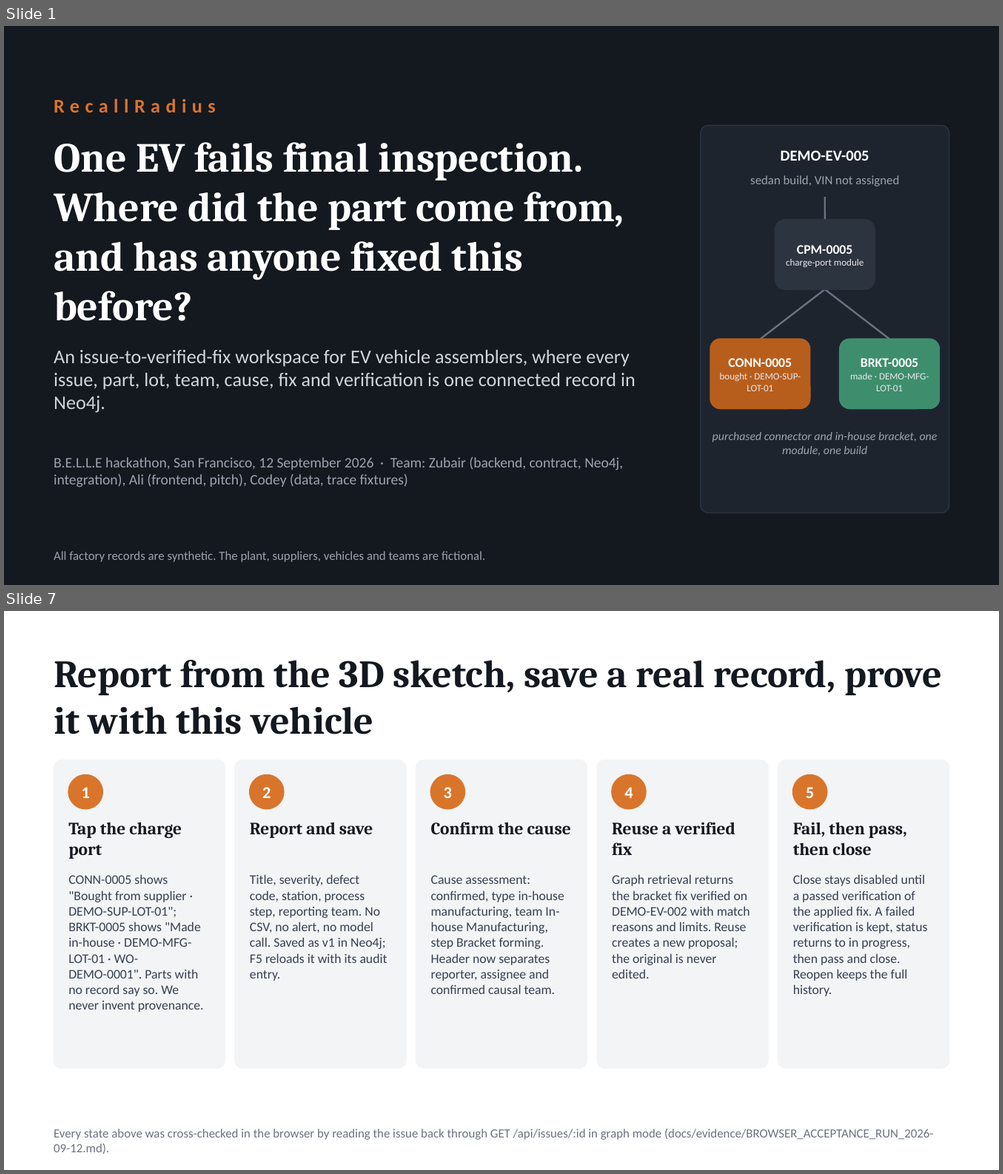
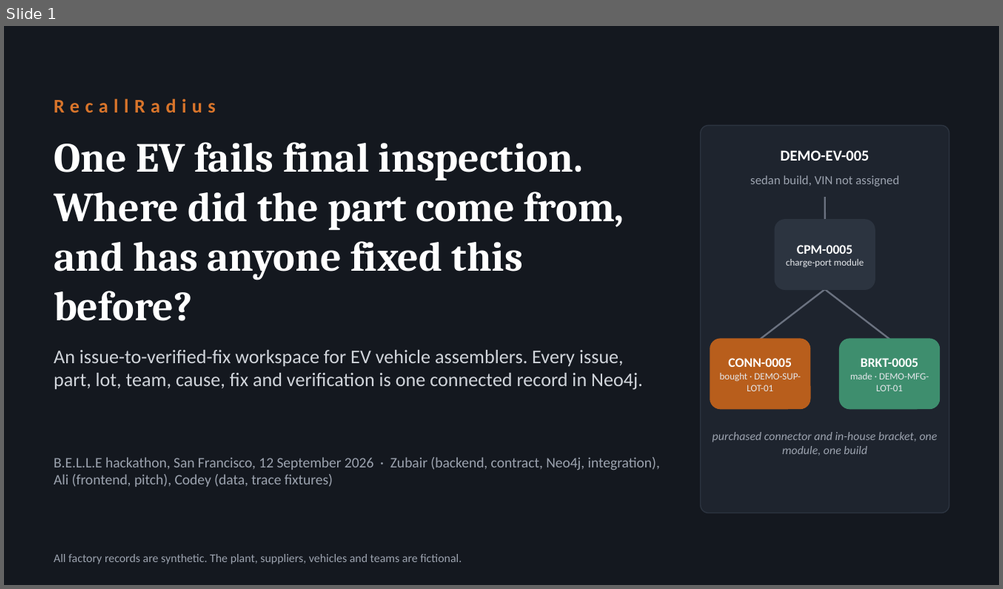
Before and after one commit to zubair480/belle-hackathon, a slide deck: docs/pitch/RecallRadius_Judge_Deck.pptx. Shown one above the other, each under a label of ours: slides 1 and 7 before the commit, slide 1 after it; the slides between them are not shown. The pictures are 1003x1174 and 1003x589 pixels, drawn with LibreOffice and Linux fonts; fonts in the diff are those of the drawing. Boxes give left, top, right and bottom in pixels: in the first picture for what was removed or moved away, otherwise in the second. Text is boxed around its words. In the diff, an @@ line names an element or a change of style, - is before the commit and + after.

```diff
--- a/docs/pitch/RecallRadius_Judge_Deck.pptx
+++ b/docs/pitch/RecallRadius_Judge_Deck.pptx
@@ slide 7 removed at [4, 611, 999, 1170], background #FFFFFF @@
@@ text removed at [54, 660, 942, 735] @@
-Report from the 3D sketch, save a real record, prove it with this vehicle
@@ rounded rectangle removed at [54, 760, 225, 1068] @@
@@ rounded rectangle removed at [235, 760, 406, 1068] @@
@@ rounded rectangle removed at [415, 760, 587, 1068] @@
@@ rounded rectangle removed at [597, 760, 768, 1068] @@
@@ rounded rectangle removed at [778, 760, 949, 1068] @@
@@ ellipse removed at [68, 775, 102, 809] @@
@@ text removed at [82, 787, 90, 798] @@
-1
@@ ellipse removed at [250, 775, 284, 809] @@
@@ text removed at [262, 787, 270, 798] @@
-2
@@ ellipse removed at [431, 775, 464, 809] @@
@@ text removed at [444, 787, 452, 798] @@
-3
@@ ellipse removed at [612, 775, 646, 809] @@
@@ text removed at [624, 787, 632, 798] @@
-4
@@ ellipse removed at [793, 775, 826, 809] @@
@@ text removed at [805, 787, 814, 798] @@
-5
@@ text removed at [68, 822, 182, 859] @@
-Tap the charge port
@@ text removed at [250, 823, 373, 838] @@
-Report and save
@@ text removed at [431, 822, 571, 835] @@
-Confirm the cause
@@ text removed at [612, 822, 735, 855] @@
-Reuse a verified fix
@@ text removed at [793, 822, 907, 855] @@
-Fail, then pass, then close
@@ text removed at [68, 874, 204, 1012] @@
-CONN-0005 shows "Bought from supplier · DEMO-SUP-LOT-01"; BRKT-0005 shows "Made in-house · DEMO-MFG-LOT-01 · WO-DEMO-0001". Parts with no record say so. We never invent provenance.
@@ text removed at [250, 874, 387, 981] @@
-Title, severity, defect code, station, process step, reporting team. No CSV, no alert, no model call. Saved as v1 in Neo4j; F5 reloads it with its audit entry.
@@ text removed at [431, 875, 564, 994] @@
-Cause assessment: confirmed, type in-house manufacturing, team In-house Manufacturing, step Bracket forming. Header now separates reporter, assignee and confirmed causal team.
@@ text removed at [612, 874, 750, 979] @@
-Graph retrieval returns the bracket fix verified on DEMO-EV-002 with match reasons and limits. Reuse creates a new proposal; the original is never edited.
@@ text removed at [793, 874, 928, 997] @@
-Close stays disabled until a passed verification of the applied fix. A failed verification is kept, status returns to in progress, then pass and close. Reopen keeps the full history.
@@ text removed at [54, 1129, 933, 1154] @@
-Every state above was cross-checked in the browser by reading the issue back through GET /api/issues/:id in graph mode (docs/evidence/BROWSER_ACCEPTANCE_RUN_2026-09-12.md).
@@ slide 1 changed as well @@
@@ text at [54, 350, 643, 390]: text changed @@
-An issue-to-verified-fix workspace for EV vehicle assemblers, where every issue, part, lot, team, cause, fix and verification is one connected record in Neo4j.
+An issue-to-verified-fix workspace for EV vehicle assemblers. Every issue, part, lot, team, cause, fix and verification is one connected record in Neo4j.
@@ text at [54, 457, 660, 487]: text changed @@
-B.E.L.L.E hackathon, San Francisco, 12 September 2026 · Team: Zubair (backend, contract, Neo4j, integration), Ali (frontend, pitch), Codey (data, trace fixtures)
+B.E.L.L.E hackathon, San Francisco, 12 September 2026 · Zubair (backend, contract, Neo4j, integration), Ali (frontend, pitch), Codey (data, trace fixtures)
@@ text "All factory records are synthetic. ..." at [54, 554, 461, 565]: size 9 to 8.5 pt @@
```
Also in this commit, not shown: 2 other slides changed, 1 slide added, 6 other slides removed, 12 other files.
